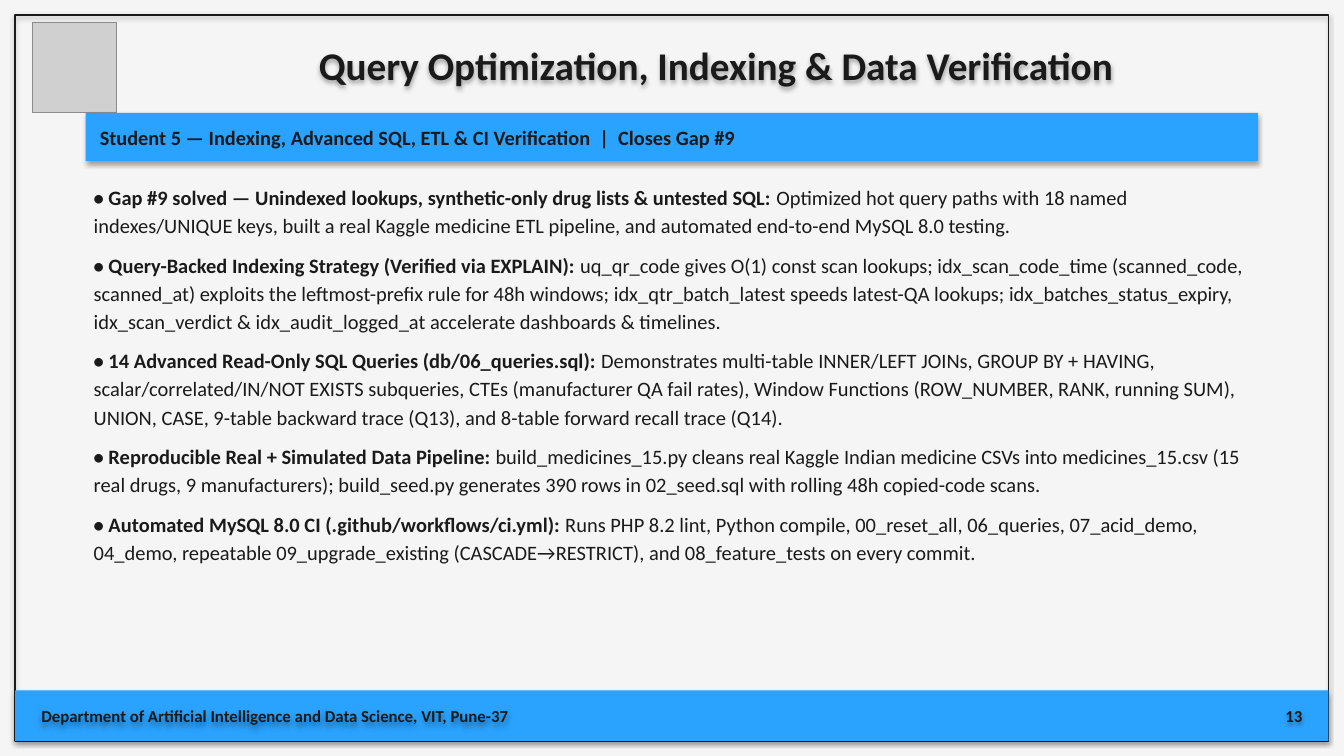
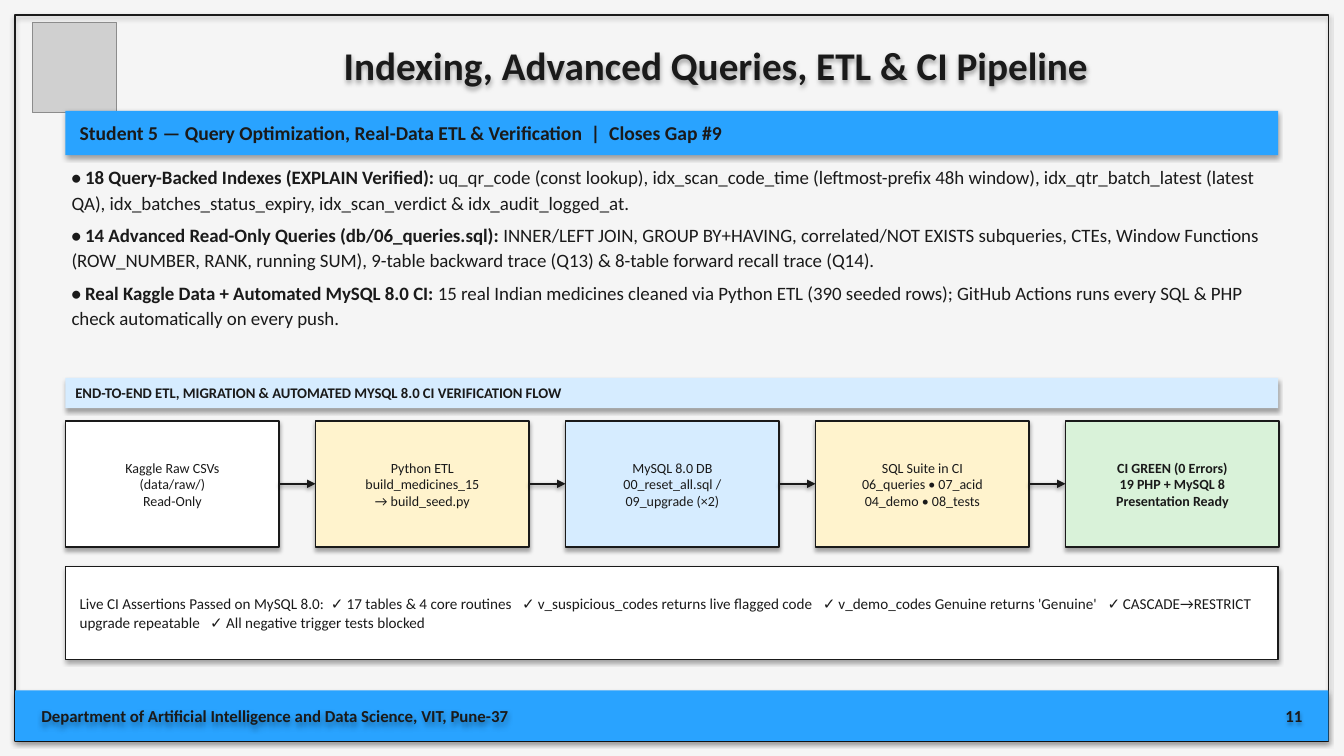
Before and after one commit to AdityaB411/PharmaTrace360, a slide deck: slide 11 of PharmaTrace360_Final_Presentation.pptx (slide 13 before the commit). Drawn at 1344x756 pixels with LibreOffice and Linux fonts; fonts in the diff are those of the drawing; grey boxes stand for pictures. Boxes give left, top, right and bottom in pixels: in the first picture for what was removed or moved away, otherwise in the second. Text is boxed around its words. In the diff, an @@ line names an element or a change of style, - is before the commit and + after.

Commit message:
docs: tighten PharmaTrace 360 presentation to 14 crisp slides

```diff
--- a/PharmaTrace360_Final_Presentation.pptx
+++ b/PharmaTrace360_Final_Presentation.pptx
@@ text at [344,52,1088,87]: text changed @@
-Query Optimization, Indexing & Data Verification
+Indexing, Advanced Queries, ETL & CI Pipeline
@@ rectangle "Student 5 — Query Optimization, ...": place and size @@
-rectangle "Student 5 — Query Optimization, ..." at [86,113,1258,161]
+rectangle "Student 5 — Query Optimization, ..." at [66,111,1278,155]
@@ text in rectangle at [80,126,722,143]: text changed; size 14.5 to 14 pt @@
-Student 5 — Indexing, Advanced SQL, ETL & CI Verification | Closes Gap #9
+Student 5 — Query Optimization, Real-Data ETL & Verification | Closes Gap #9
@@ text at [72,170,1258,328]: text changed; size 14.6 to 13.5 pt @@
-• Gap #9 solved — Unindexed lookups, synthetic-only drug lists & untested SQL: Optimized hot query paths with 18 named indexes/UNIQUE keys, built a real Kaggle medicine ETL pipeline, and automated end-to-end MySQL 8.0 testing.
-• Query-Backed Indexing Strategy (Verified via EXPLAIN): uq_qr_code gives O(1) const scan lookups; idx_scan_code_time (scanned_code, scanned_at) exploits the leftmost-prefix rule for 48h windows; idx_qtr_batch_latest speeds latest-QA lookups; idx_batches_status_expiry, idx_scan_verdict & idx_audit_logged_at accelerate dashboards & timelines.
-• 14 Advanced Read-Only SQL Queries (db/06_queries.sql): Demonstrates multi-table INNER/LEFT JOINs, GROUP BY + HAVING, scalar/correlated/IN/NOT EXISTS subqueries, CTEs (manufacturer QA fail rates), Window Functions (ROW_NUMBER, RANK, running SUM), UNION, CASE, 9-table backward trace (Q13), and 8-table forward recall trace (Q14).
-• Reproducible Real + Simulated Data Pipeline: build_medicines_15.py cleans real Kaggle Indian medicine CSVs into medicines_15.csv (15 real drugs, 9 manufacturers); build_seed.py generates 390 rows in 02_seed.sql with rolling 48h copied-code scans.
-• Automated MySQL 8.0 CI (.github/workflows/ci.yml): Runs PHP 8.2 lint, Python compile, 00_reset_all, 06_queries, 07_acid_demo, 04_demo, repeatable 09_upgrade_existing (CASCADE→RESTRICT), and 08_feature_tests on every commit.
+• 18 Query-Backed Indexes (EXPLAIN Verified): uq_qr_code (const lookup), idx_scan_code_time (leftmost-prefix 48h window), idx_qtr_batch_latest (latest QA), idx_batches_status_expiry, idx_scan_verdict & idx_audit_logged_at.
+• 14 Advanced Read-Only Queries (db/06_queries.sql): INNER/LEFT JOIN, GROUP BY+HAVING, correlated/NOT EXISTS subqueries, CTEs, Window Functions (ROW_NUMBER, RANK, running SUM), 9-table backward trace (Q13) & 8-table forward recall trace (Q14).
+• Real Kaggle Data + Automated MySQL 8.0 CI: 15 real Indian medicines cleaned via Python ETL (390 seeded rows); GitHub Actions runs every SQL & PHP check automatically on every push.
@@ rectangle added at [66,378,1278,408], fill #D6ECFF, 10.5 pt, text #1A1A1A, bold @@
+END-TO-END ETL, MIGRATION & AUTOMATED MYSQL 8.0 CI VERIFICATION FLOW
@@ rectangle added at [66,421,279,547], fill #FFFFFF, outline #1A1A1A 1.25 pt, 10 pt, text #1A1A1A @@
+Kaggle Raw CSVs
+(data/raw/)
+Read-Only
@@ rectangle added at [316,421,529,547], fill #FFF3CD, outline #1A1A1A 1.25 pt, 10 pt, text #1A1A1A @@
+Python ETL
+build_medicines_15
+→ build_seed.py
@@ rectangle added at [566,421,779,547], fill #D6ECFF, outline #1A1A1A 1.25 pt, 10 pt, text #1A1A1A @@
+MySQL 8.0 DB
+00_reset_all.sql /
+09_upgrade (×2)
@@ rectangle added at [816,421,1029,547], fill #FFF3CD, outline #1A1A1A 1.25 pt, 10 pt, text #1A1A1A @@
+SQL Suite in CI
+06_queries • 07_acid
+04_demo • 08_tests
@@ rectangle added at [1066,421,1279,547], fill #D9F2D9, outline #1A1A1A 1.25 pt, 10 pt, text #1A1A1A, bold @@
+CI GREEN (0 Errors)
+19 PHP + MySQL 8
+Presentation Ready
@@ arrow added from (279, 484) to (316, 484), #1A1A1A 1.5 pt @@
@@ arrow added from (529, 484) to (566, 484), #1A1A1A 1.5 pt @@
@@ arrow added from (779, 484) to (816, 484), #1A1A1A 1.5 pt @@
@@ arrow added from (1029, 484) to (1066, 484), #1A1A1A 1.5 pt @@
@@ rectangle added at [66,567,1278,659], fill #FFFFFF, outline #1A1A1A 1 pt, 10.8 pt, text #1A1A1A @@
+Live CI Assertions Passed on MySQL 8.0: ✓ 17 tables & 4 core routines ✓ v_suspicious_codes returns live flagged code ✓ v_demo_codes Genuine returns 'Genuine' ✓ CASCADE→RESTRICT upgrade repeatable ✓ All negative trigger tests blocked
@@ text at [1285,711,1302,722]: text changed @@
-13
+11
```
Also in this commit, not shown: 12 other slides changed, 3 slides removed.
